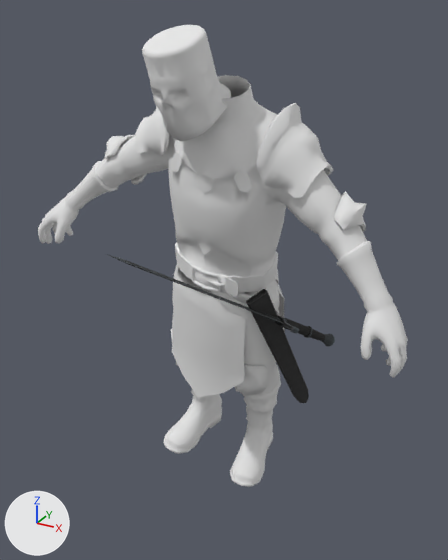
Before and after pictures for a commit that changed the COLLADA model data/input/model/skeleton_lord_run.dae.
Before and after are seen from a 50 mm lens placed at (0.972, -1.798, 1.669), pointed at (0.003, -0.035, 0.788). Lighting does not change. The marker at lower left points along +X, +Y and +Z. The older version comes first.

Names of what the first picture shows: 'body', 'helm', 'scabbard_2', 'sword'.
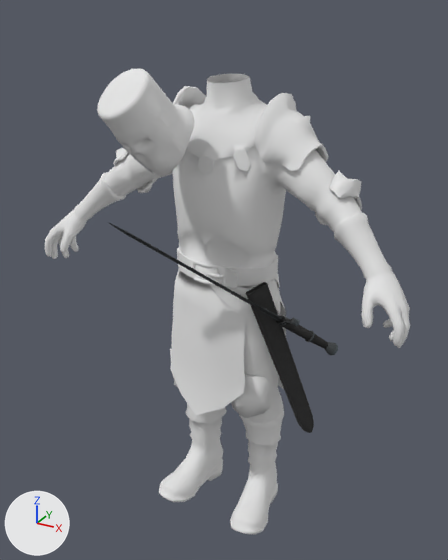
Location of each change, (x1, y1, x2, y2) in pixels of the pictures (448 x 560 px):
'body', moved, turned: before (38, 75, 408, 487); after (45, 74, 410, 534)
'helm', moved, turned: before (142, 25, 231, 141); after (97, 69, 194, 177)
'scabbard_2', moved, turned: before (246, 289, 309, 403); after (246, 282, 314, 433)
'sword', moved, turned: before (109, 255, 335, 347); after (109, 223, 338, 356)

The edits, one by one:
Object 'scabbard_2' (ob_scabbard_2) moves from (0.193, -0.075, 0.695) to (0.207, -0.103, 0.716).
Object 'scabbard_2' (ob_scabbard_2) turns from (27, 12, -33) to (20, -2.1, -35) degrees about x, y and z.
Object 'sword' (ob_sword) moves from (0.276, -0.001, 0.65) to (0.298, -0.042, 0.666).
Object 'sword' (ob_sword) turns from (-14, -120, -114) to (-32, -132, -99) degrees about x, y and z.
Object 'body' (ob_body) moves from (-0.121, 0.227, -0.112) to (0.009, -0.006, -0.174).
Object 'body' (ob_body) turns from (11, 7.7, 0.2) to (-2.7, -0.1, -2.1) degrees about x, y and z.
Object 'helm' (ob_helm) moves from (0.021, -0.29, 1.455) to (-0.086, -0.314, 1.343).
Object 'helm' (ob_helm) turns from (26, -2.3, -1.2) to (44, -12, -3.5) degrees about x, y and z.
